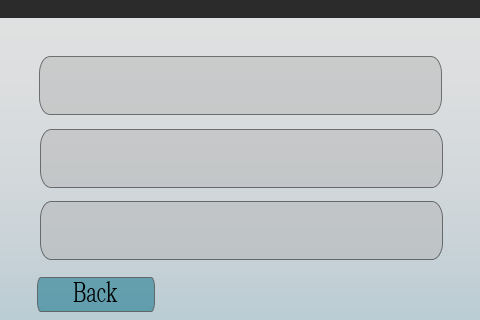
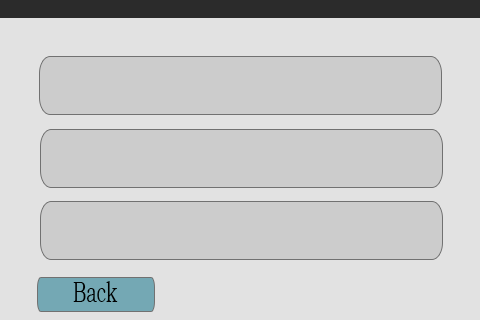
Layered file, before and after one edit (480×320). Changes by layer:
pixels changed over [left=0, top=18, right=480, bottom=320] (layer not identified)
